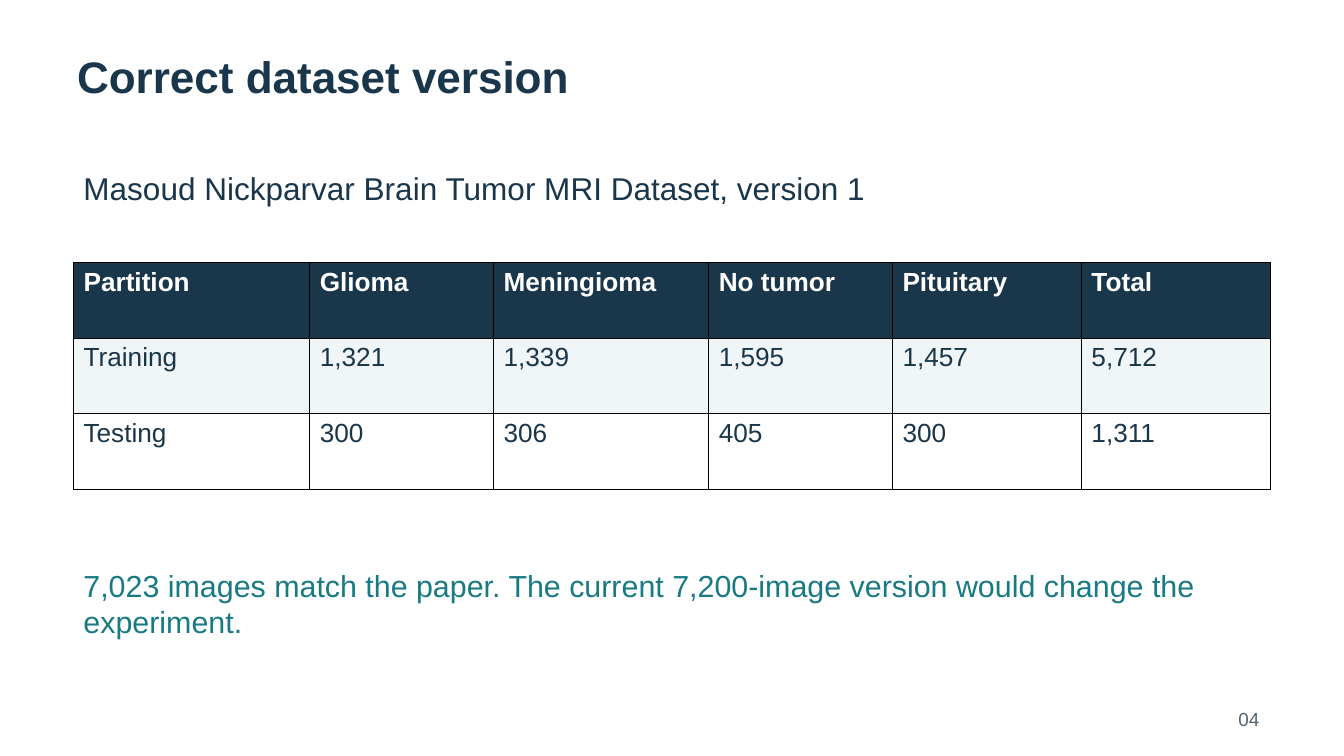
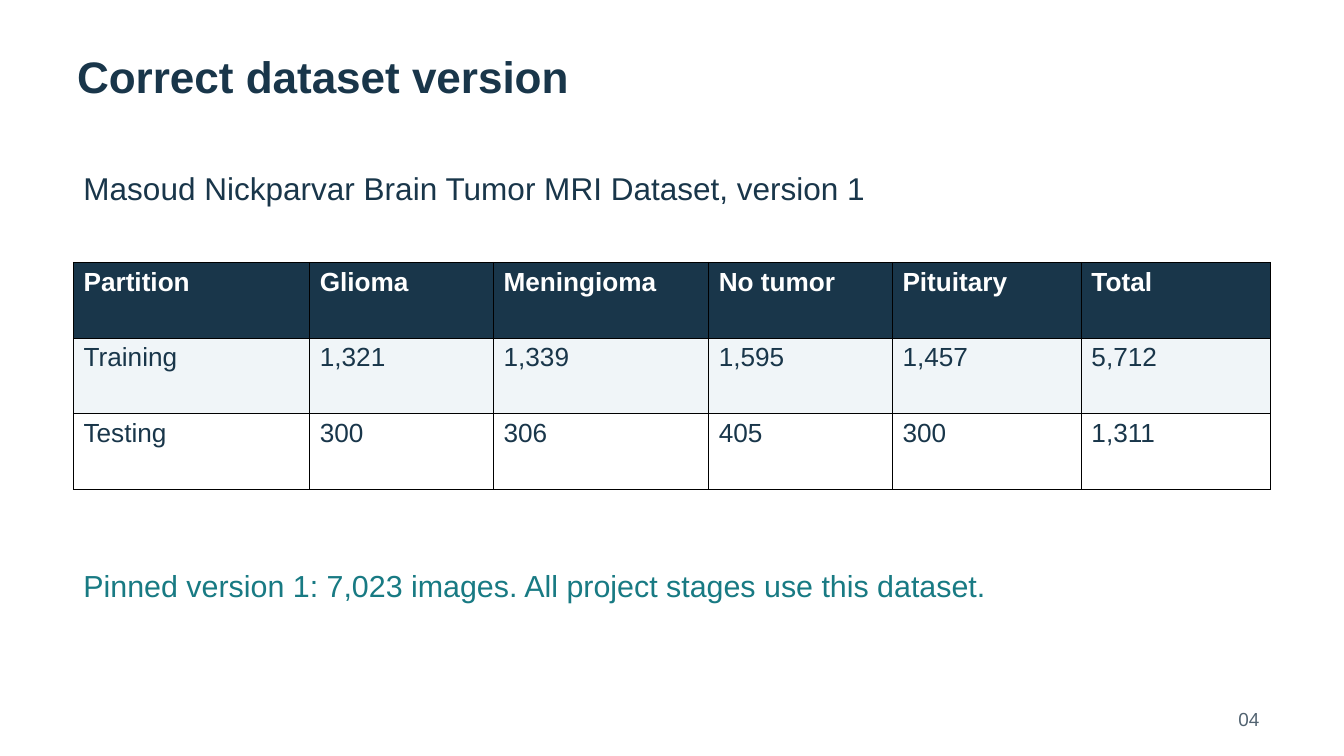
Before and after one commit to visheshrao17/ComputerVision_Prj, a slide deck: slide 4 of deliverables/final_evaluation/Brain_MRI_Final_Presentation.pptx. Drawn at 1344x756 pixels with LibreOffice and Linux fonts; fonts in the diff are those of the drawing. Boxes give left, top, right and bottom in pixels: in the first picture for what was removed or moved away, otherwise in the second. Text is boxed around its words. In the diff, an @@ line names an element or a change of style, - is before the commit and + after.

```diff
--- a/deliverables/final_evaluation/Brain_MRI_Final_Presentation.pptx
+++ b/deliverables/final_evaluation/Brain_MRI_Final_Presentation.pptx
@@ text at box(83, 575, 985, 603): text changed @@
-7,023 images match the paper. The current 7,200-image version would change the experiment.
+Pinned version 1: 7,023 images. All project stages use this dataset.
```
Also in this commit, not shown: 7 other slides changed, 5 slides added, 8 slides removed, 2 other files.
